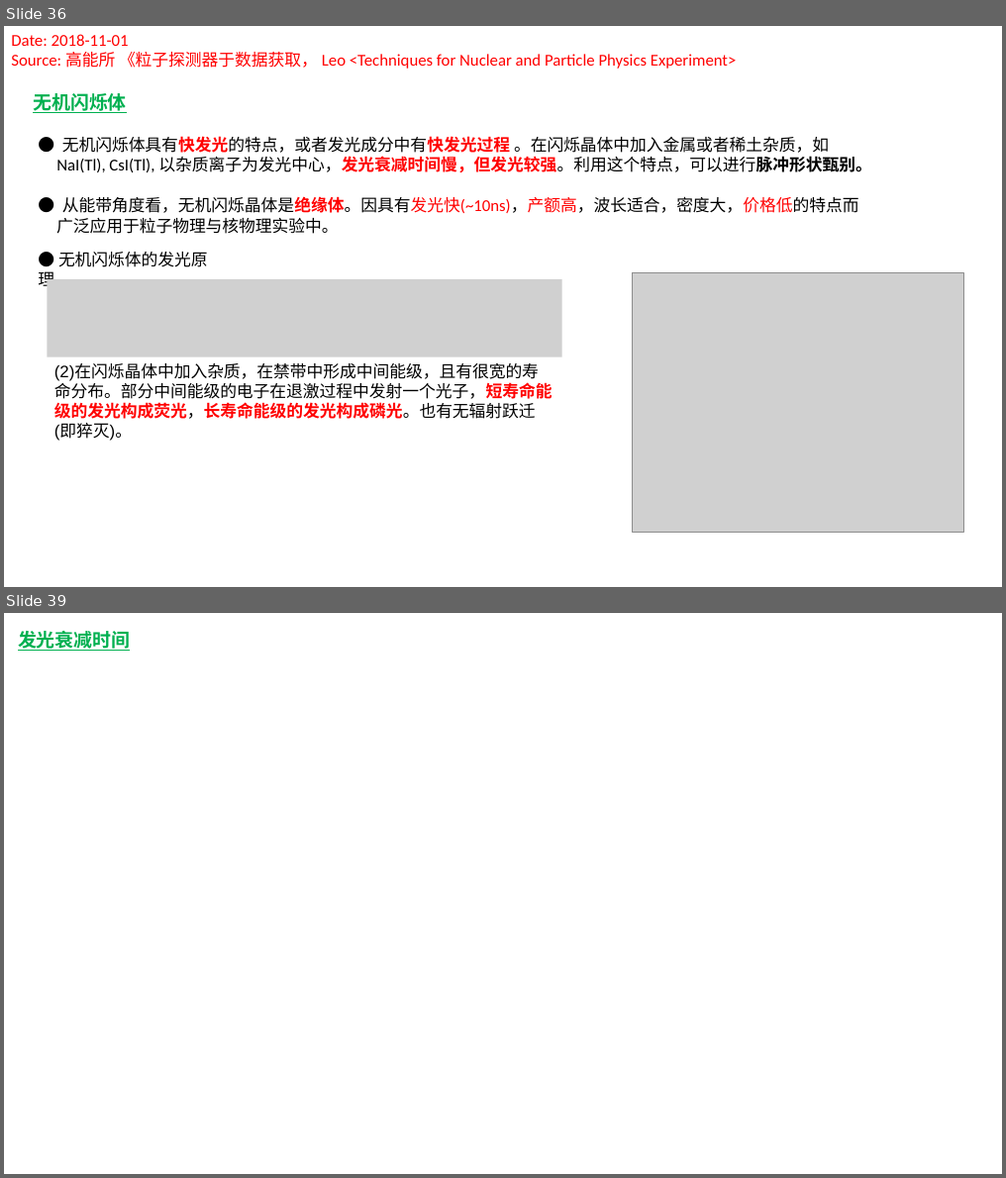
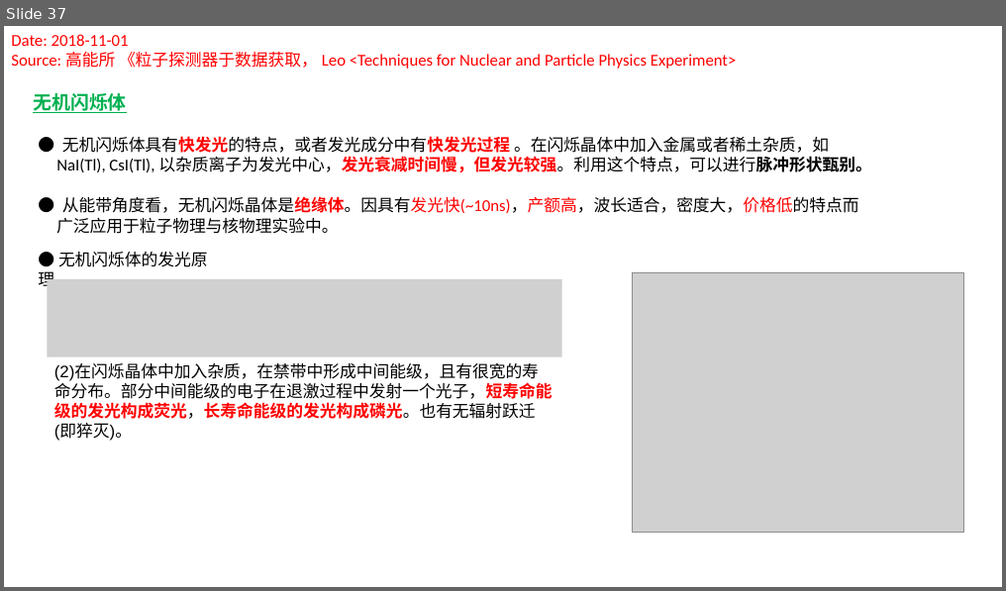
Before and after one commit to gfh16/StudyNotes, a slide deck: 03DE-E-Detector.pptx. Shown one above the other, each under a label of ours: slides 36 and 39 before the commit, slide 37 after it; the slides between them are not shown. The pictures are 1006x1178 and 1006x591 pixels, drawn with LibreOffice and Linux fonts; fonts in the diff are those of the drawing; grey boxes stand for pictures. Boxes give left, top, right and bottom in pixels: in the first picture for what was removed or moved away, otherwise in the second. Text is boxed around its words. In the diff, an @@ line names an element or a change of style, - is before the commit and + after.

```diff
--- a/03DE-E-Detector.pptx
+++ b/03DE-E-Detector.pptx
@@ slide 39 removed at bbox=[4, 613, 1002, 1174], background #FFFFFF @@
@@ text removed at bbox=[18, 631, 130, 651] @@
-发光衰减时间
@@ what was slide 36 is now slide 37 @@
```
Also in this commit, not shown: 3 slides changed, 5 slides added, 3 other slides removed, 1 other file.
